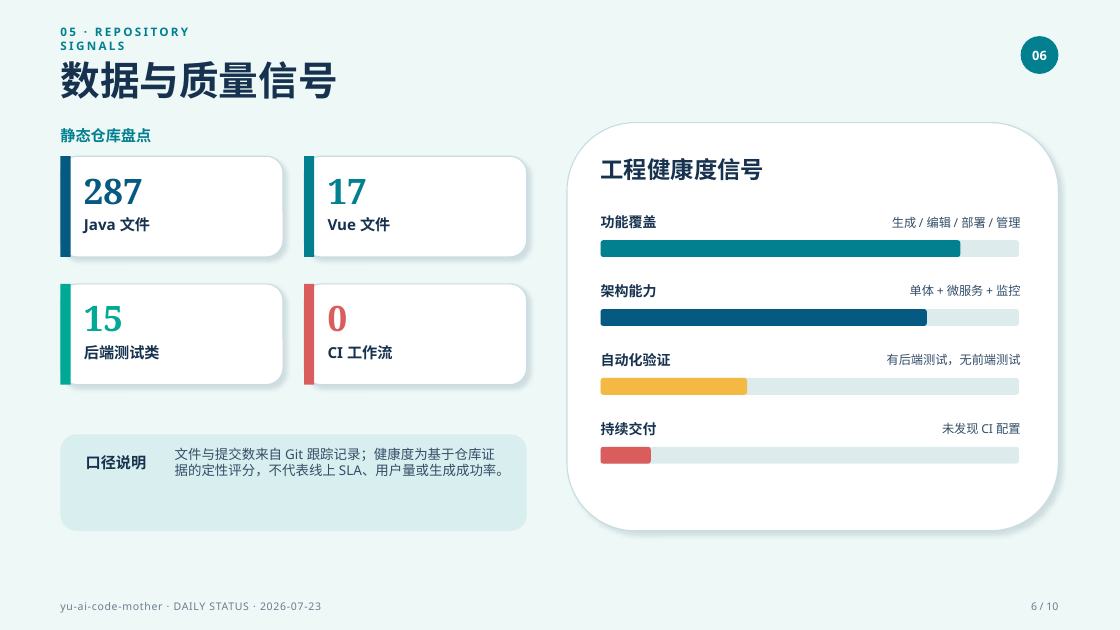
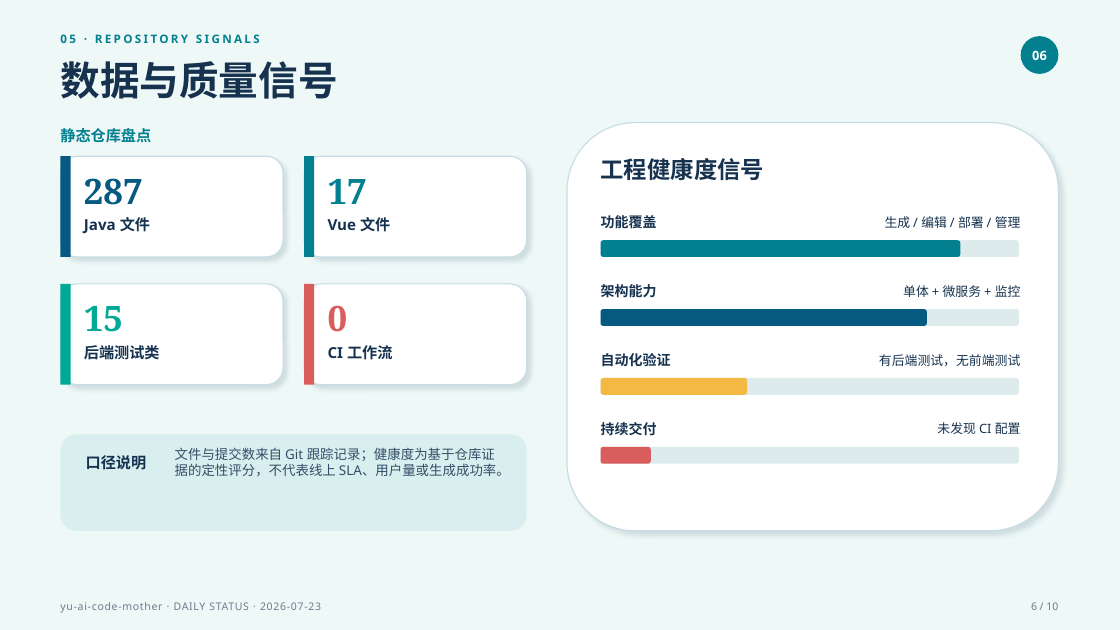
Before and after one commit to liyupi/yu-ai-code-mother, a slide deck: slide 6 of docs/reports/project-status-2026-07-23.pptx. Drawn at 1120x630 pixels with LibreOffice and Linux fonts; fonts in the diff are those of the drawing. Boxes give left, top, right and bottom in pixels: in the first picture for what was removed or moved away, otherwise in the second. Text is boxed around its words. In the diff, an @@ line names an element or a change of style, - is before the commit and + after.

```diff
--- a/docs/reports/project-status-2026-07-23.pptx
+++ b/docs/reports/project-status-2026-07-23.pptx
@@ text "05 · REPOSITORY SIGNALS" rewrapped from [60,27,188,50] to [60,34,260,43] @@
@@ size 10.5 to 11 pt, text colour #334E68 to #16324F in 4 elements at [885,216,1021,228], [903,285,1021,297], [879,354,1020,366], [937,422,1021,434] @@
```
Also in this commit, not shown: 7 other slides changed.
